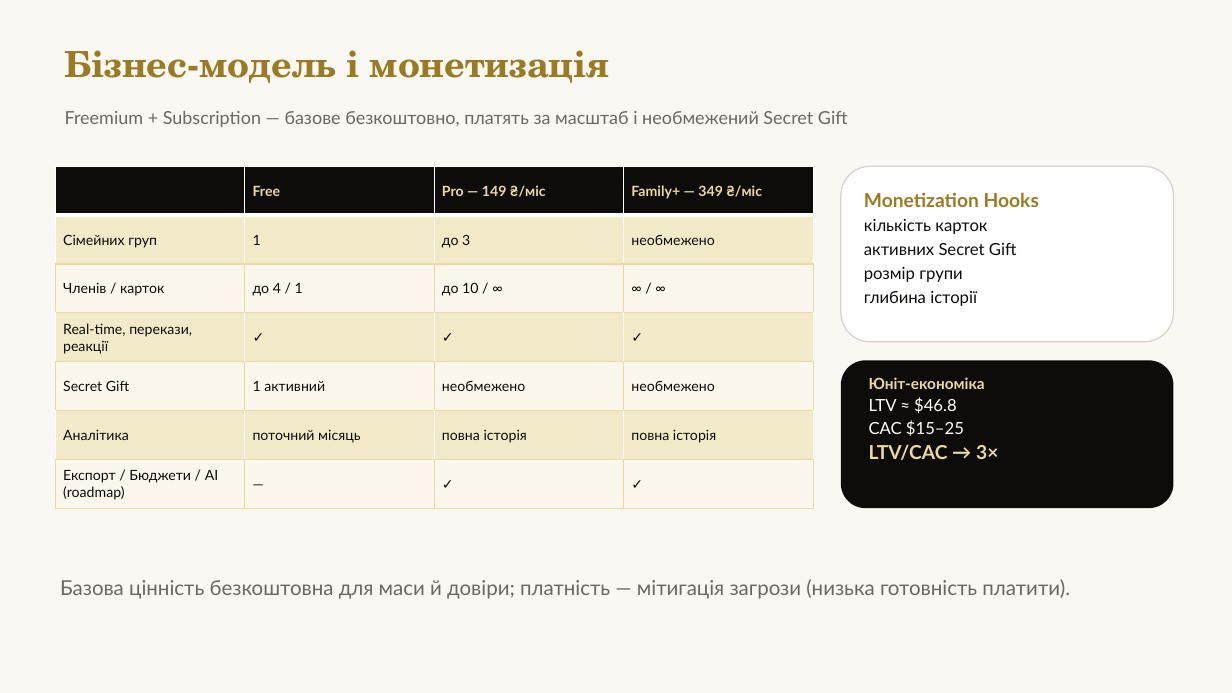
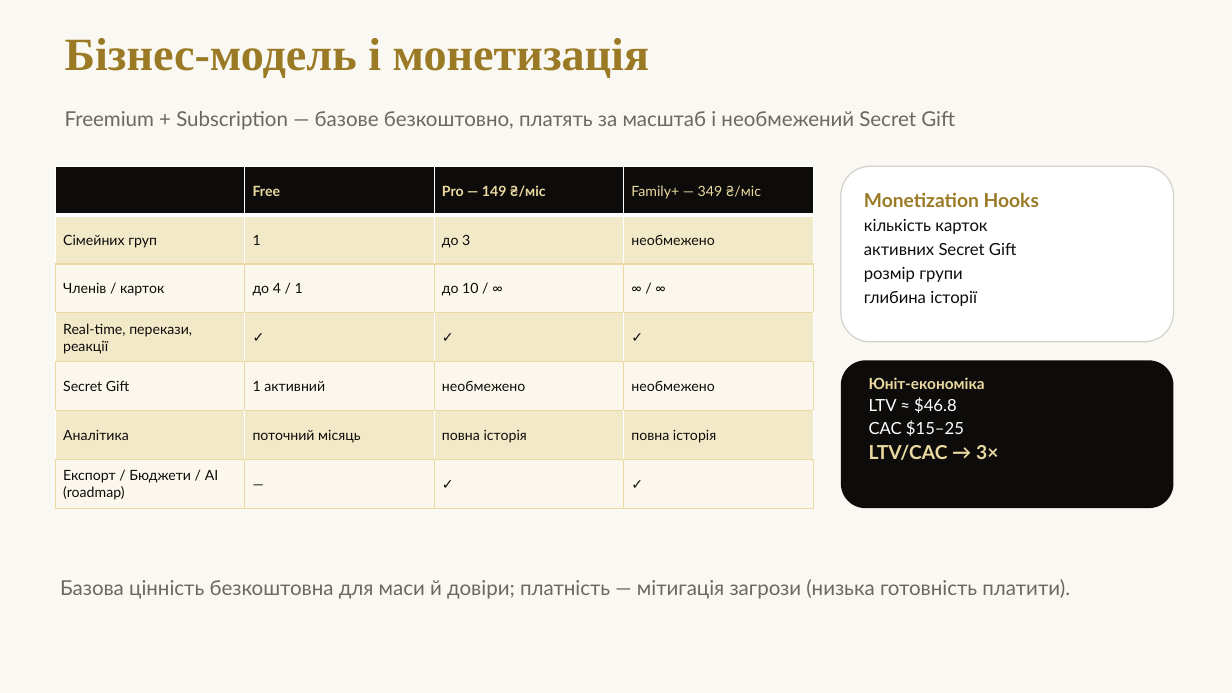
Before and after one commit to Uni-Project-143/Family-Wallet, a slide deck: slide 4 of docs/marketing/06_Pitch_Deck.pptx. Drawn at 1232x693 pixels with LibreOffice and Linux fonts; fonts in the diff are those of the drawing. Boxes give left, top, right and bottom in pixels: in the first picture for what was removed or moved away, otherwise in the second. Text is boxed around its words. In the diff, an @@ line names an element or a change of style, - is before the commit and + after.

```diff
--- a/docs/marketing/06_Pitch_Deck.pptx
+++ b/docs/marketing/06_Pitch_Deck.pptx
@@ text "Бізнес-модель і монетизація": place and size @@
-text "Бізнес-модель і монетизація" at [65,50,610,83]
+text "Бізнес-модель і монетизація" at [65,38,649,78]
@@ text "Бізнес-модель і монетизація" at [65,38,649,78]: size 28 to 36 pt, font TeX Gyre Schola to Times New Roman @@
@@ text "Freemium + Subscription — базове ..." at [65,111,955,130]: size 14 to 16 pt @@
```
Also in this commit, not shown: 4 other slides changed, 1 other file.
